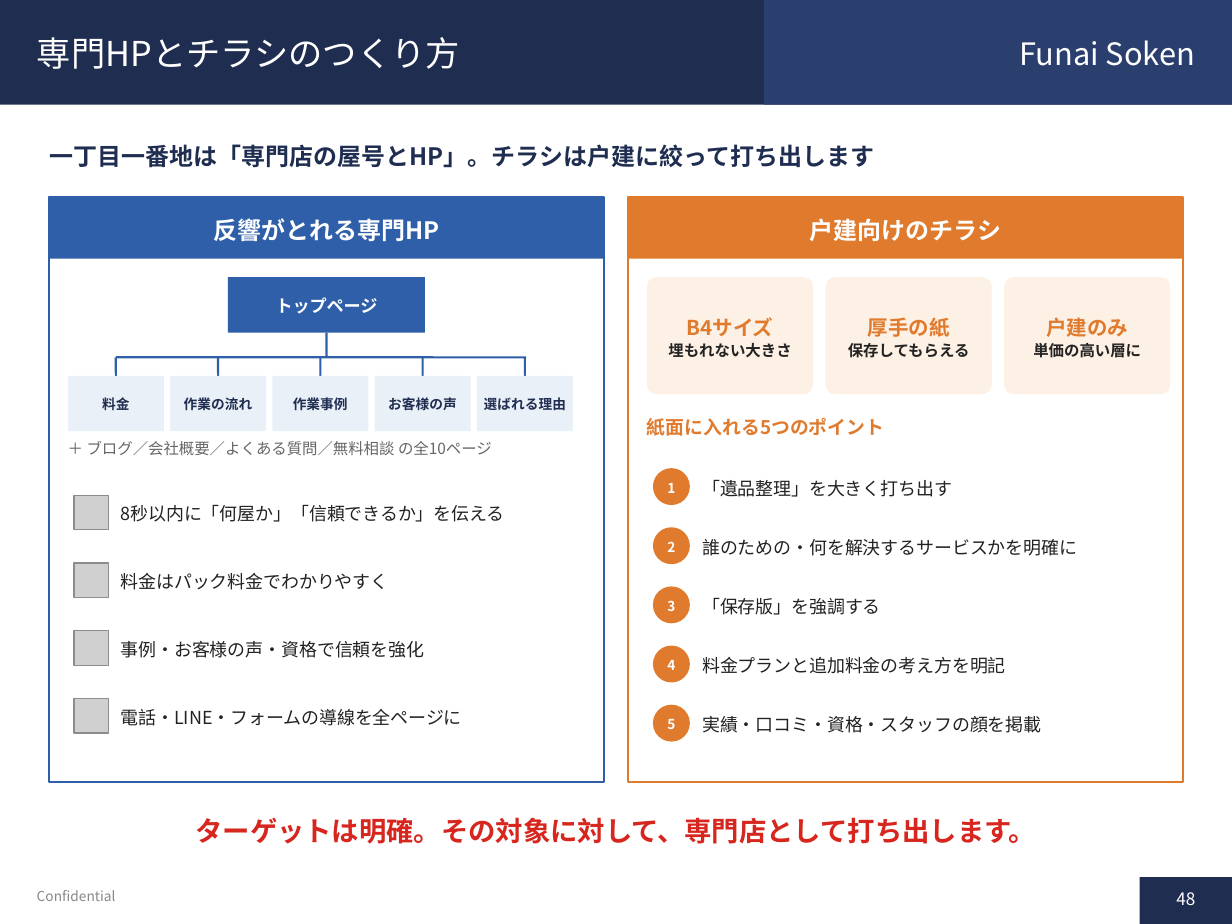
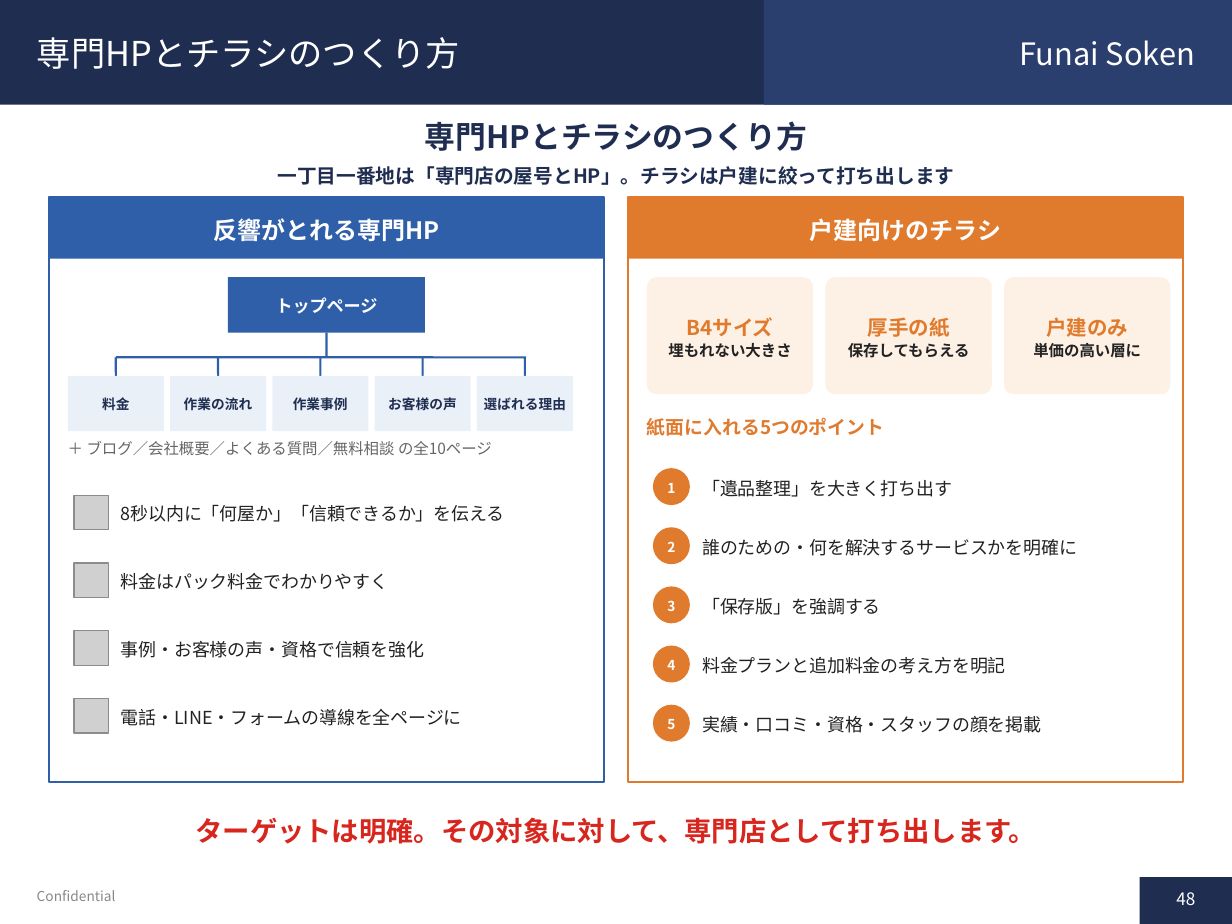
Before and after one commit to soshiro-iki-sys/-, a slide deck: slide 48 of proposals/遺品整理事業_企画書.pptx. Drawn at 1232x924 pixels with LibreOffice and Linux fonts; fonts in the diff are those of the drawing; grey boxes stand for pictures. Boxes give left, top, right and bottom in pixels: in the first picture for what was removed or moved away, otherwise in the second. Text is boxed around its words. In the diff, an @@ line names an element or a change of style, - is before the commit and + after.

```diff
--- a/proposals/遺品整理事業_企画書.pptx
+++ b/proposals/遺品整理事業_企画書.pptx
@@ text added at [425, 121, 807, 151], 18 pt, text #1F2D50, bold @@
+専門HPとチラシのつくり方
@@ text "一丁目一番地は「専門店の屋号とHP」。チラシは戸建に絞って打ち出します": place and size @@
-text "一丁目一番地は「専門店の屋号とHP」。チラシは戸建に絞って打ち出します" at [49, 144, 874, 168]
+text "一丁目一番地は「専門店の屋号とHP」。チラシは戸建に絞って打ち出します" at [277, 166, 954, 185]
@@ text "一丁目一番地は「専門店の屋号とHP」。チラシは戸建に絞って打ち出します" at [277, 166, 954, 185]: size 14 to 11.5 pt; alignment left to centre @@
```
Also in this commit, not shown: 46 other slides changed, 1 other file.
